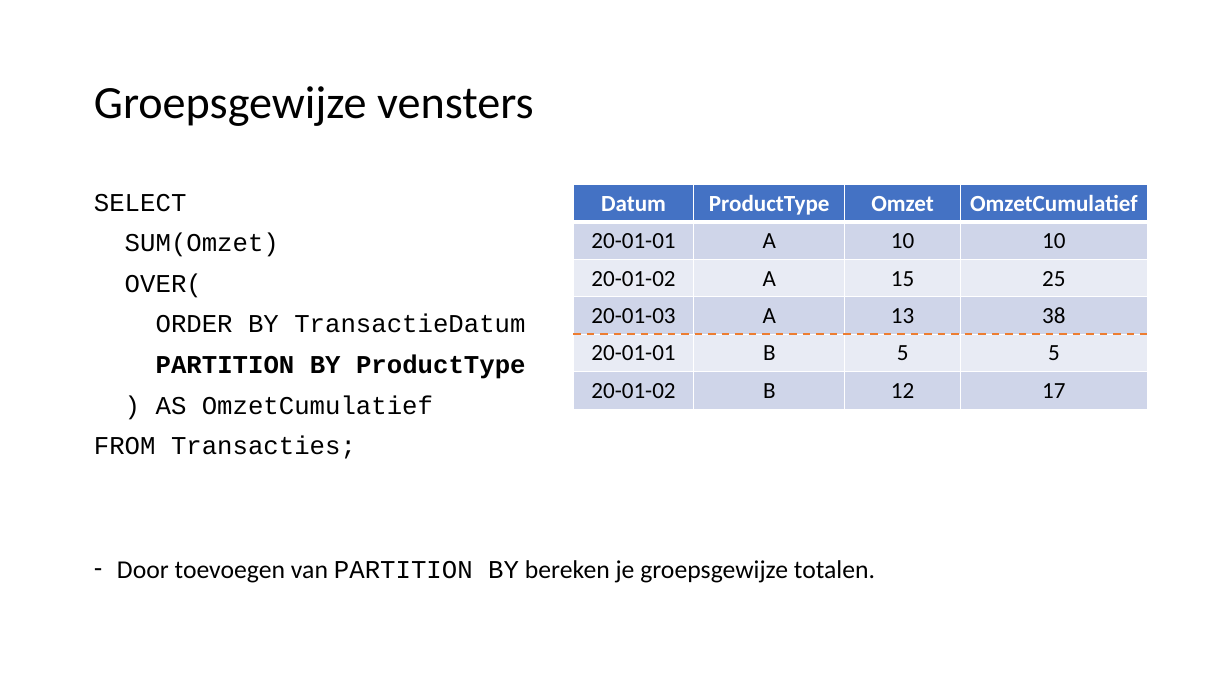
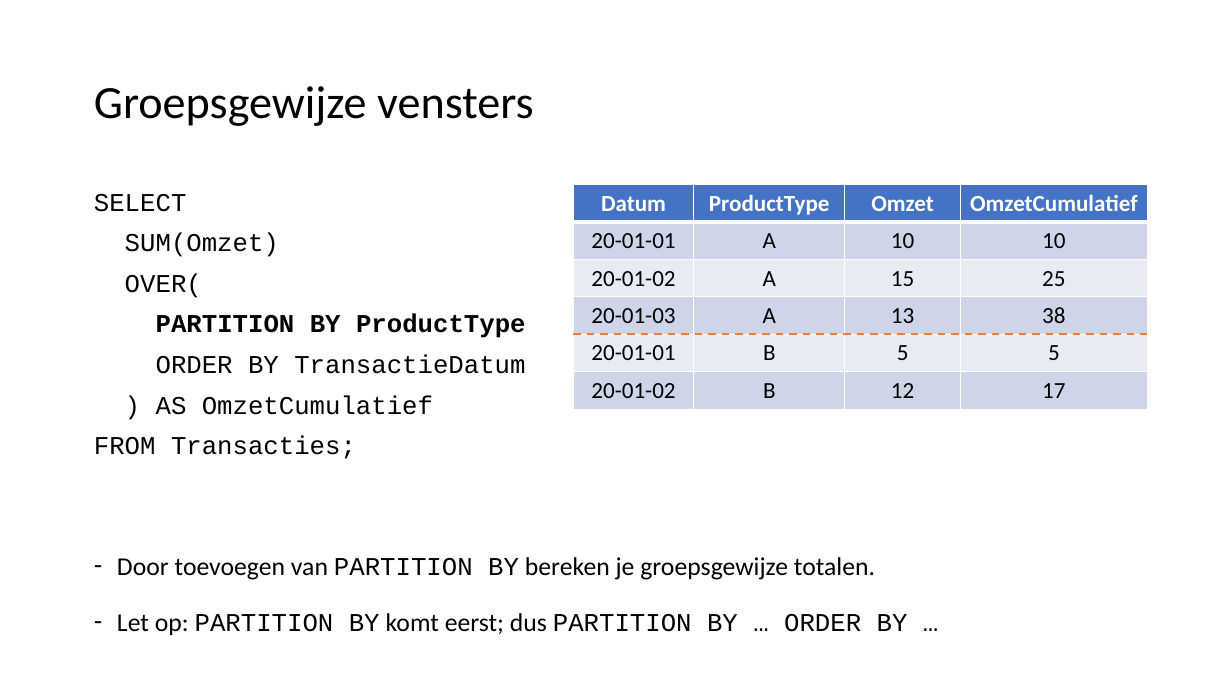
Before and after one commit to LFKoning/sql-cursus, a slide deck: slide 28 of sql_introductie.pptx. Drawn at 1232x693 pixels with LibreOffice and Linux fonts; fonts in the diff are those of the drawing. Boxes give left, top, right and bottom in pixels: in the first picture for what was removed or moved away, otherwise in the second. Text is boxed around its words. In the diff, an @@ line names an element or a change of style, - is before the commit and + after.

Commit message:
SQL Powerpoint typo squatting

```diff
--- a/sql_introductie.pptx
+++ b/sql_introductie.pptx
@@ text at box(156, 314, 526, 338): paragraph added @@
+PARTITION BY ProductType
@@ text at box(156, 354, 526, 379): paragraph removed @@
-PARTITION BY ProductType
@@ text at box(117, 557, 875, 580): line spacing 1.5 to 1.4 @@
@@ text at box(117, 613, 908, 635): paragraph added @@
+– Let op: PARTITION BY komt eerst; dus PARTITION BY … ORDER BY …
```
Also in this commit, not shown: 18 other slides changed.
